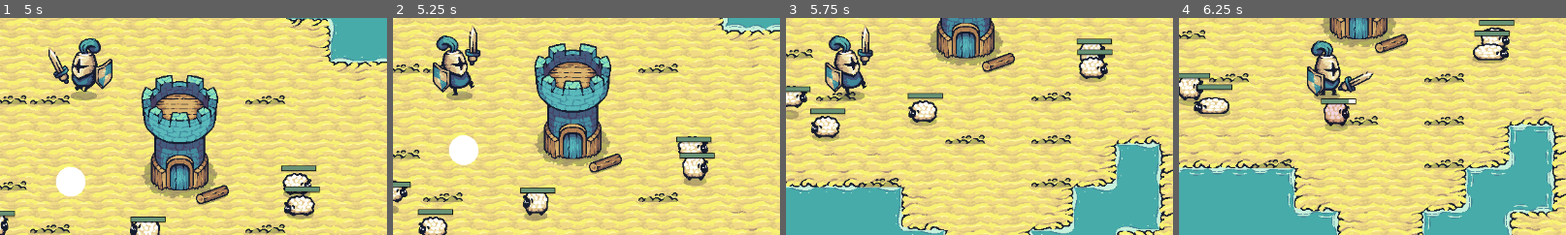
Above: before the commit, frames 1-4 (left to right).
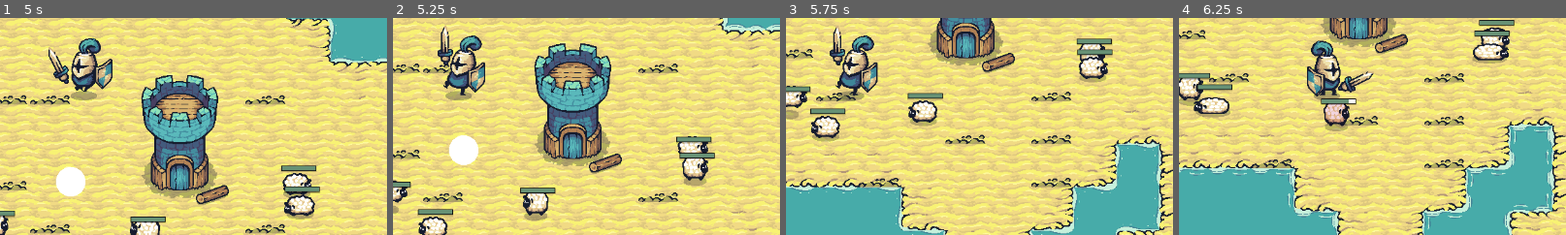
Above: after the commit, the same moments.

Repository: fenath/tower-guard
Game: Godot game, scene res://scenes/main.tscn
The game is run twice, just before and just after one commit, with the same random seed, the same clock (stepped at 60 frames per second) and the same inputs.
Inputs:
- Up to frame 1 (5 s): hold Right (ui_right) 0.53-1.28 s; hold Z (attack) 0.53-1.28 s; hold Down (ui_down) 1.28-2.03 s; tap Z (attack) at 1.35, 2.85, 4.35 s; hold Right (ui_right) 2.03-2.78 s; hold Z (attack) 2.03-2.78 s; hold Up (ui_up) 2.78-3.53 s; hold Z (attack) 3.53-4.28 s; hold Left (ui_left) from 3.53 s (still down)
- Up to frame 2 (5.25 s): release Left (ui_left) at 5.03 s; hold Down (ui_down) from 5.03 s (still down); hold Z (attack) from 5.03 s (still down)
- Up to frame 3 (5.75 s): keep holding Down (ui_down); keep holding Z (attack)
- Up to frame 4 (6.25 s): release Down (ui_down) at 5.78 s; release Z (attack) at 5.78 s; hold Right (ui_right) from 5.78 s (still down); tap Z (attack) at 5.85 s
The pictures show only the part of the screen within x 24-74%, y 37-87%; the shares and areas given below are measured in that part.

Frame 1 is identical in both runs. In frame 2, 2.7% of the frame differs, in the area x 10-24%, y 3-38%; in frame 3, 2.7%; in frame 4, nothing differs.

Commit message:
fix: player olha sempre para a direita ao parar de controlar

Diff:
--- a/scripts/character_body_2d.gd
+++ b/scripts/character_body_2d.gd
@@ -18,6 +18,8 @@
 var _velocity = Vector2.ZERO
 var direction: Vector2 = Vector2.ZERO
 var damage = 1
+
+var last_x: float = 0.0
 
 var is_attacking: bool = false
 
@@ -90,9 +92,16 @@
 		else:
 			animated_sprite.play('walking')
 
-	animated_sprite.flip_h = direction.x < 0
 
-	attack_area.get_node('Shape').position.x = -abs(attack_area.get_node('Shape').position.x)  if (direction.x < 0) else abs(attack_area.get_node('Shape').position.x)
+	# Verifica se houve mudança de direção no eixo X
+	if velocity.x != 0 and sign(velocity.x) != sign(last_x):
+		animated_sprite.flip_h = (velocity.x < 0)  # True se estiver indo para a esquerda
+
+	# Atualiza o último valor de direção no eixo X
+	if velocity.x != 0:
+		last_x = velocity.x
+
+	attack_area.get_node('Shape').position.x = -abs(attack_area.get_node('Shape').position.x)  if (animated_sprite.flip_h) else abs(attack_area.get_node('Shape').position.x)
 
 	var target_velocity = direction * SPEED
 	_velocity += (target_velocity - _velocity) * friction
